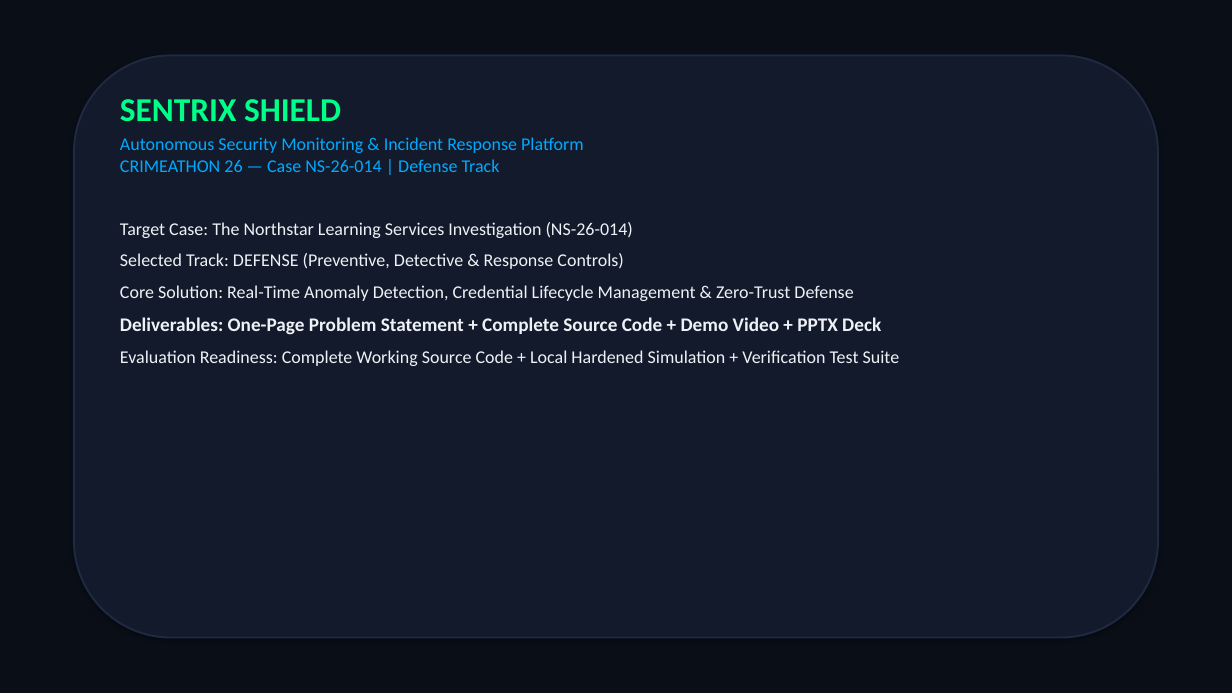
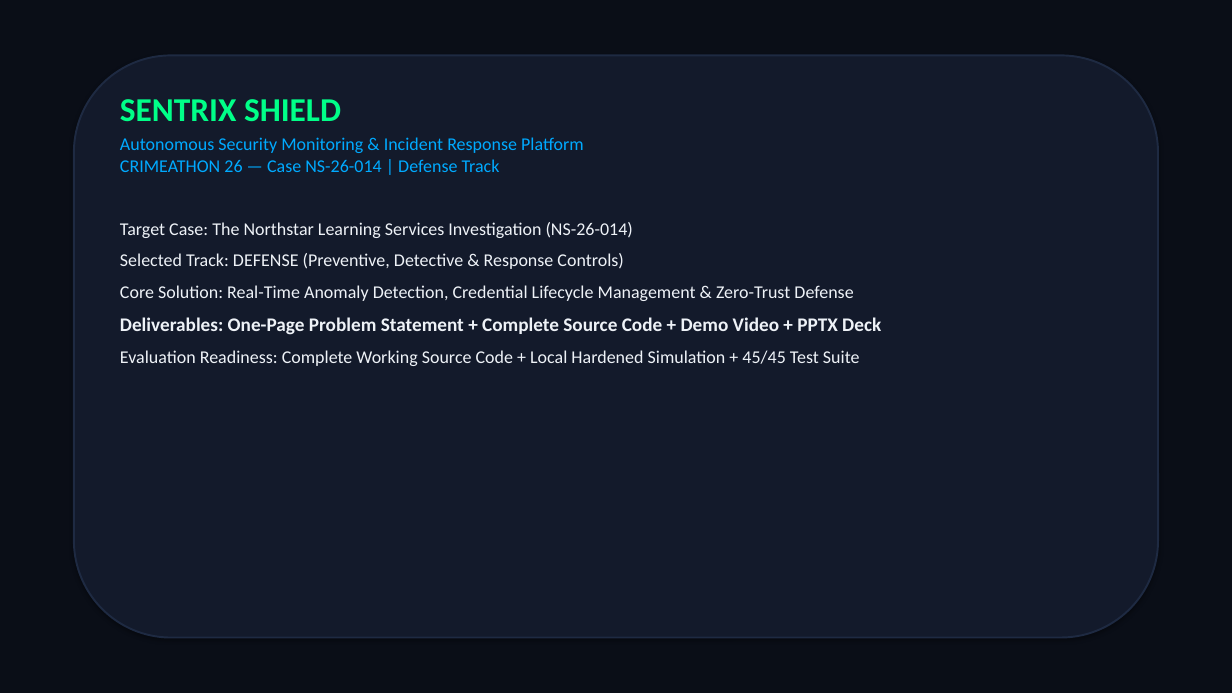
Before and after one commit to kandukurijagan1/crimeathon, a slide deck: slide 1 of SENTRIX_SHIELD_PRESENTATION.pptx. Drawn at 1232x693 pixels with LibreOffice and Linux fonts; fonts in the diff are those of the drawing. Boxes give left, top, right and bottom in pixels: in the first picture for what was removed or moved away, otherwise in the second. Text is boxed around its words. In the diff, an @@ line names an element or a change of style, - is before the commit and + after.

```diff
--- a/SENTRIX_SHIELD_PRESENTATION.pptx
+++ b/SENTRIX_SHIELD_PRESENTATION.pptx
@@ text at <box>120,350,860,366</box>: text changed @@
-Evaluation Readiness: Complete Working Source Code + Local Hardened Simulation + Verification Test Suite
+Evaluation Readiness: Complete Working Source Code + Local Hardened Simulation + 45/45 Test Suite
```
Also in this commit, not shown: 8 other slides changed, 1 slide removed, 13 other files.
